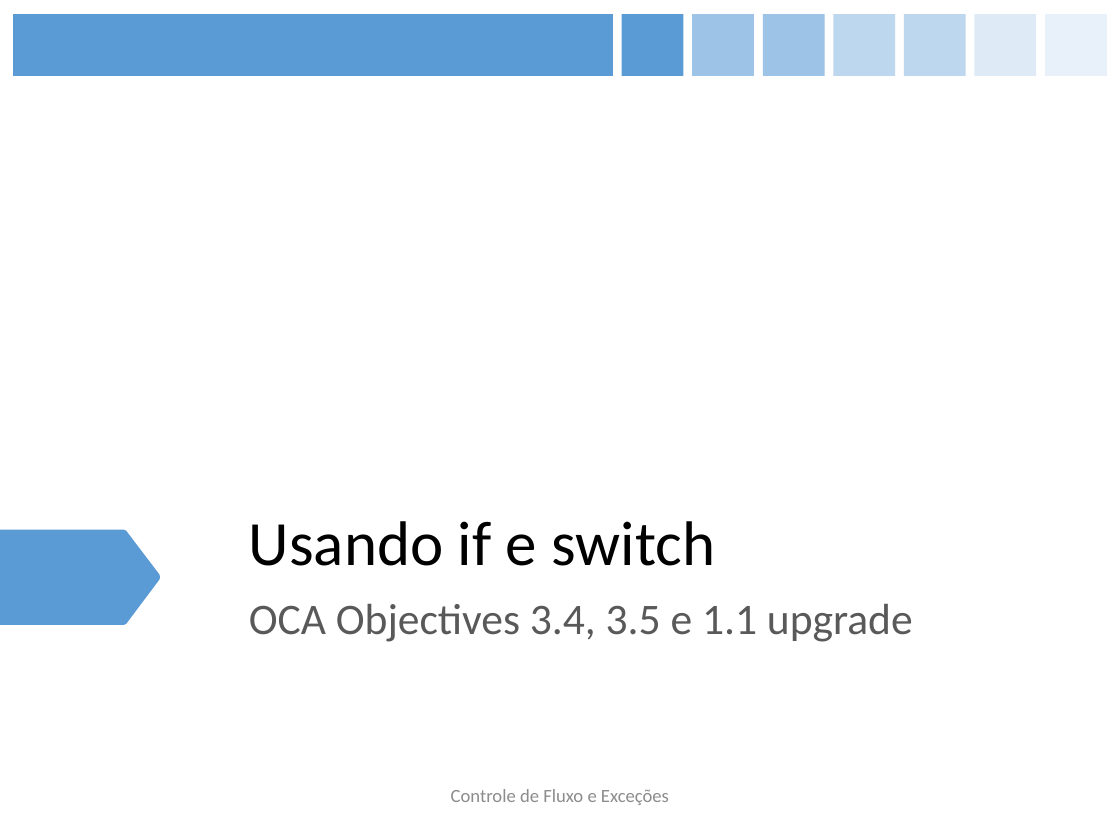
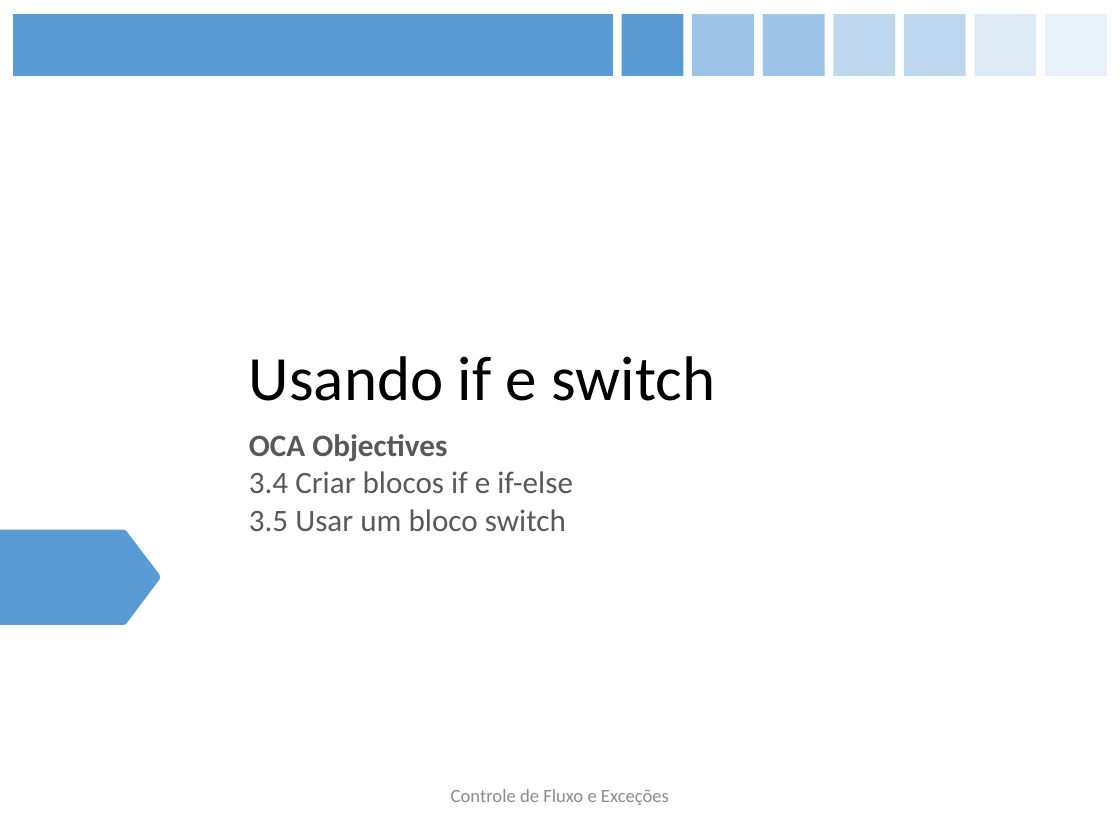
Before and after one commit to figueiredojrr/treinamentoJavaSeOcaAgosto, a slide deck: slide 54 of TreinamentoJavaSeOca/documentos/apresentação/OCA.pptx (slide 55 before the commit). Drawn at 1120x840 pixels with LibreOffice and Linux fonts; fonts in the diff are those of the drawing. Boxes give left, top, right and bottom in pixels: in the first picture for what was removed or moved away, otherwise in the second. Text is boxed around its words. In the diff, an @@ line names an element or a change of style, - is before the commit and + after.

```diff
--- a/TreinamentoJavaSeOca/documentos/apresentação/OCA.pptx
+++ b/TreinamentoJavaSeOca/documentos/apresentação/OCA.pptx
@@ title "Usando if e switch": place and size @@
-title "Usando if e switch" at bbox=[249, 521, 715, 566]
+title "Usando if e switch" at bbox=[249, 356, 715, 401]
@@ subtitle at bbox=[249, 434, 573, 531]: text changed; size 28 to 20 pt @@
-OCA Objectives 3.4, 3.5 e 1.1 upgrade
+OCA Objectives
+3.4 Criar blocos if e if-else
+3.5 Usar um bloco switch
```
Also in this commit, not shown: 22 other slides changed, 1 slide added, 1 slide removed.
